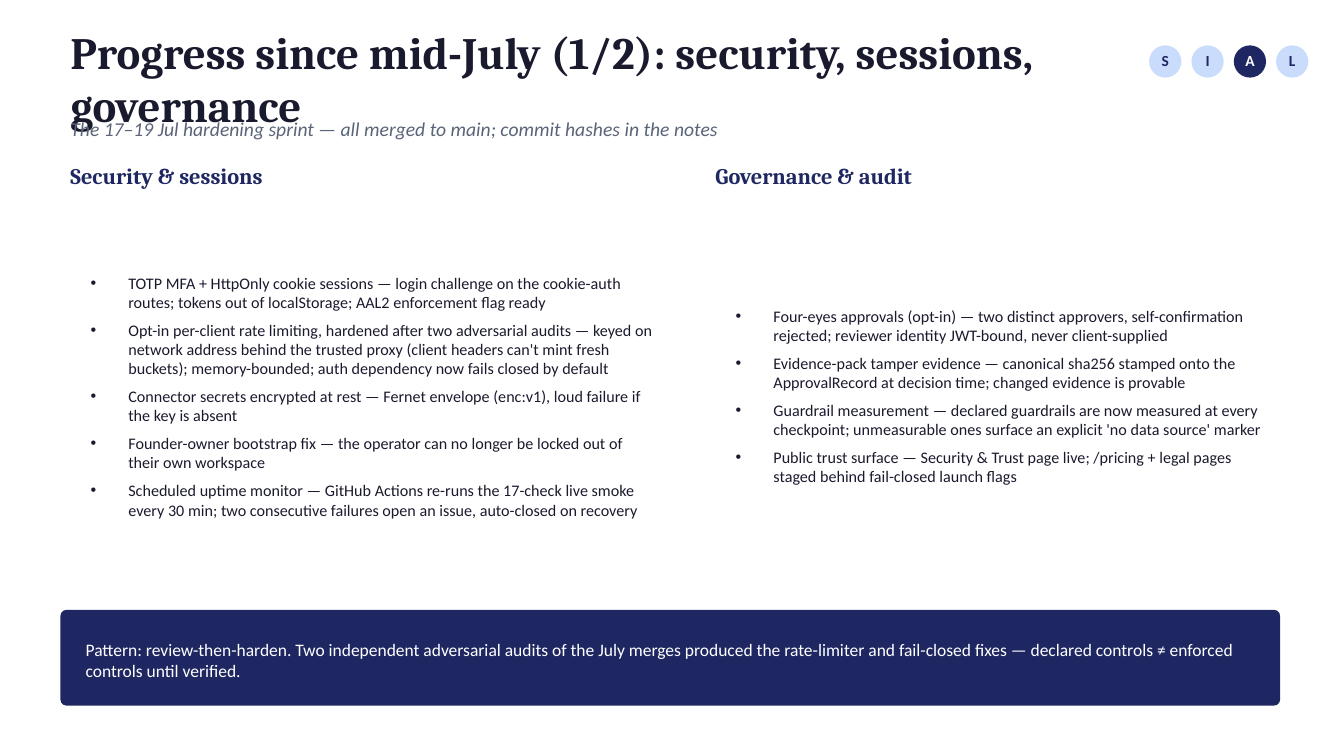
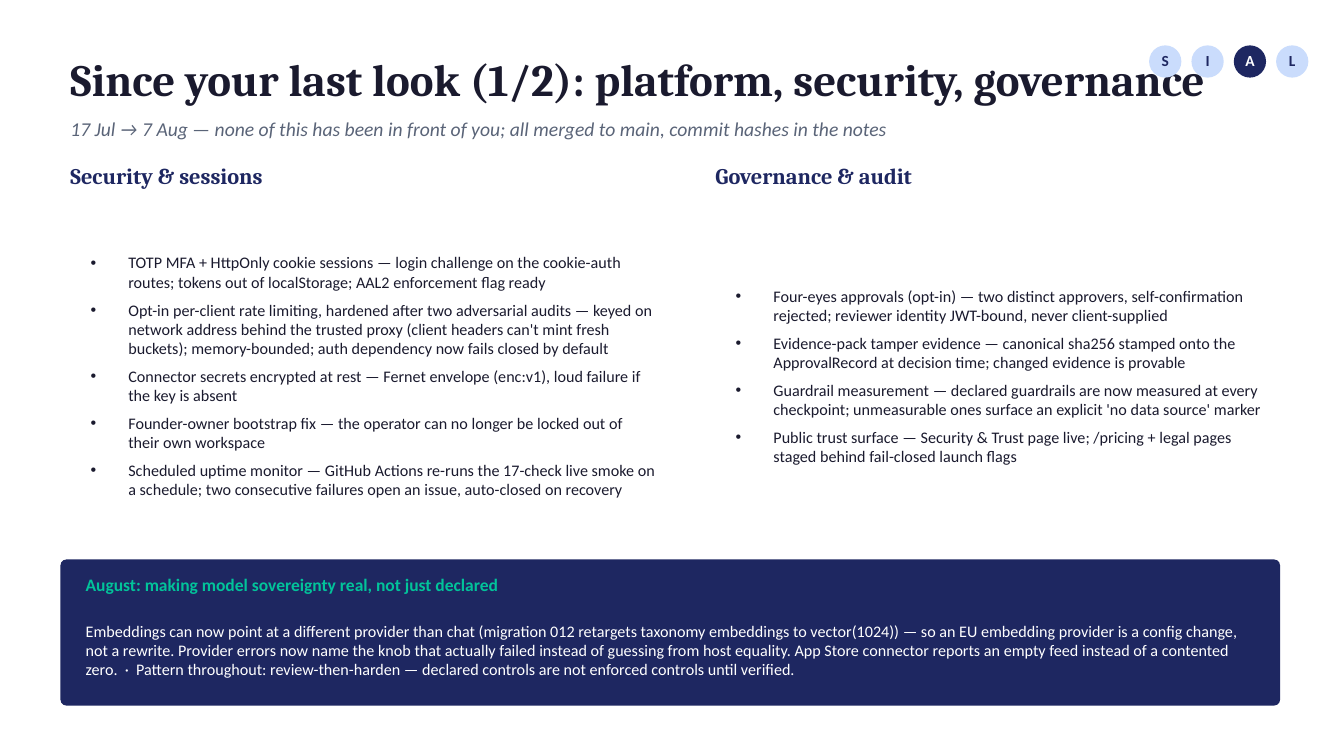
Before and after one commit to fogu13/CLARA, a slide deck: slide 10 of thesis/defense/defense_deck.pptx. Drawn at 1344x756 pixels with LibreOffice and Linux fonts; fonts in the diff are those of the drawing. Boxes give left, top, right and bottom in pixels: in the first picture for what was removed or moved away, otherwise in the second. Text is boxed around its words. In the diff, an @@ line names an element or a change of style, - is before the commit and + after.

```diff
--- a/thesis/defense/defense_deck.pptx
+++ b/thesis/defense/defense_deck.pptx
@@ text at (70,54,1205,106): text changed @@
-Progress since mid-July (1/2): security, sessions, governance
+Since your last look (1/2): platform, security, governance
@@ text at (70,122,887,140): text changed @@
-The 17–19 Jul hardening sprint — all merged to main; commit hashes in the notes
+17 Jul → 7 Aug — none of this has been in front of you; all merged to main, commit hashes in the notes
@@ text "Four-eyes approvals (opt-in) — two ...": place and size @@
-text "Four-eyes approvals (opt-in) — two ..." at (773,310,1261,485)
+text "Four-eyes approvals (opt-in) — two ..." at (773,290,1261,465)
@@ text at (128,464,655,498): text changed @@
-• Scheduled uptime monitor — GitHub Actions re-runs the 17-check live smoke every 30 min; two consecutive failures open an issue, auto-closed on recovery
+• Scheduled uptime monitor — GitHub Actions re-runs the 17-check live smoke on a schedule; two consecutive failures open an issue, auto-closed on recovery
@@ rounded rectangle: place and size @@
-rounded rectangle at (60,610,1280,706)
+rounded rectangle at (60,560,1280,706)
@@ rounded rectangle at (60,560,1280,706): proportions changed @@
@@ text at (86,578,498,594): text changed; text colour #FFFFFF to #02C39A; bold on @@
-Pattern: review-then-harden. Two independent adversarial audits of the July merges produced the rate-limiter and fail-closed fixes — declared controls ≠ enforced controls until verified.
+August: making model sovereignty real, not just declared
@@ text added at (86,625,1237,678), 11.5 pt, text #FFFFFF @@
+Embeddings can now point at a different provider than chat (migration 012 retargets taxonomy embeddings to vector(1024)) — so an EU embedding provider is a config change, not a rewrite. Provider errors now name the knob that actually failed instead of guessing from host equality. App Store connector reports an empty feed instead of a contented zero. · Pattern throughout: review-then-harden — declared controls are not enforced controls until verified.
```
Also in this commit, not shown: 10 other slides changed, 2 slides added, 1 other file.
